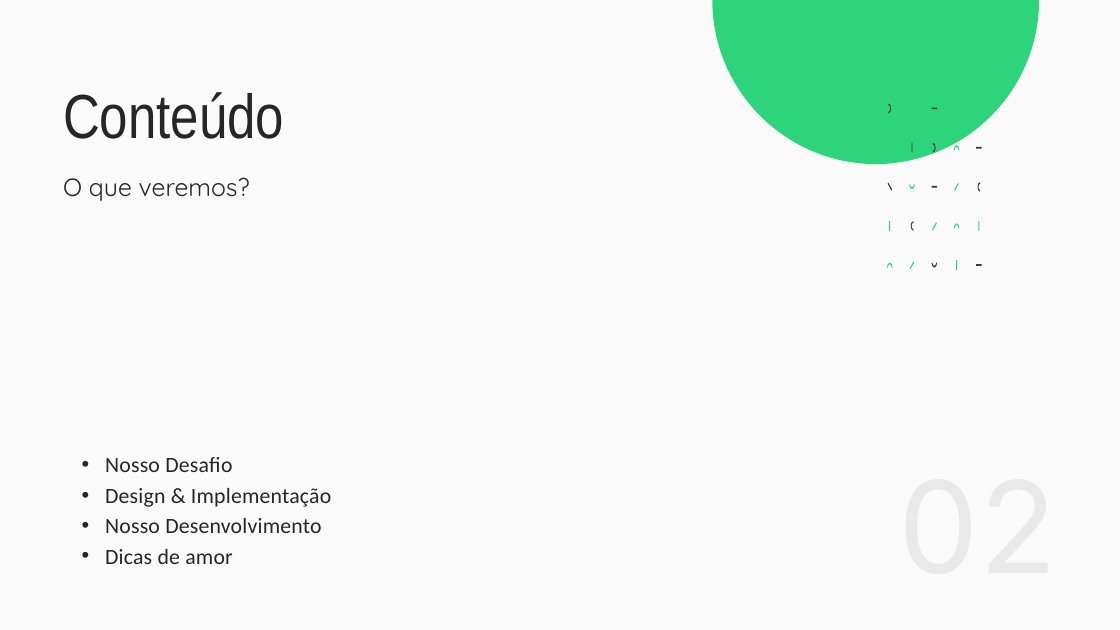
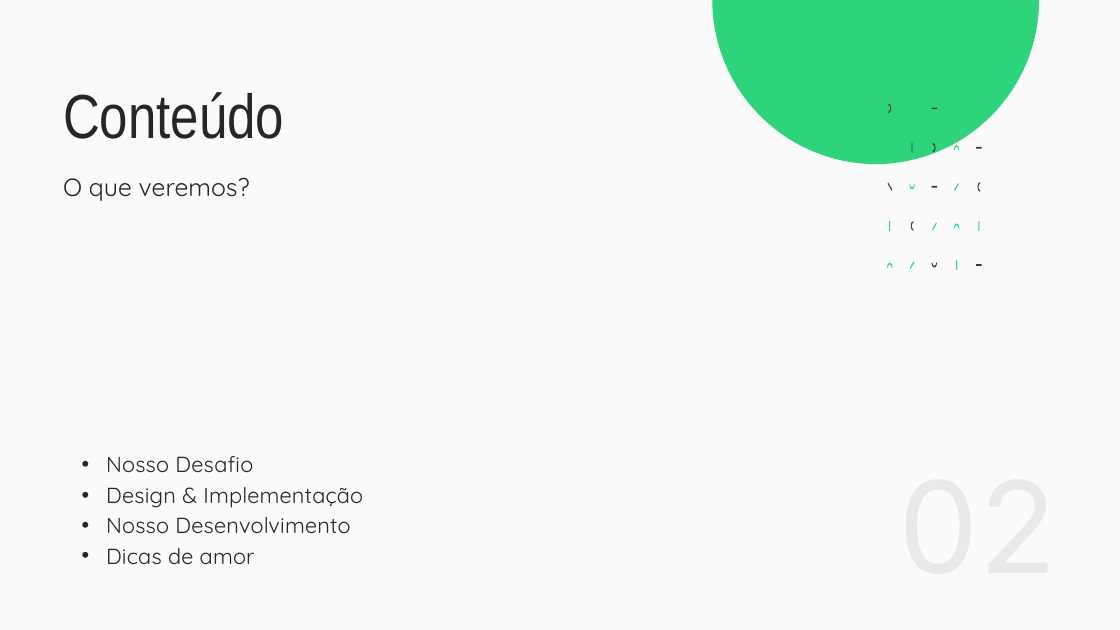
Before and after one commit to hstrada/meetup_-jun-20-styled-components, a slide deck: slide 2 of Resources/Presentation/Obrigada.pptx. Drawn at 1120x630 pixels with LibreOffice and Linux fonts; fonts in the diff are those of the drawing. Boxes give left, top, right and bottom in pixels: in the first picture for what was removed or moved away, otherwise in the second. Text is boxed around its words. In the diff, an @@ line names an element or a change of style, - is before the commit and + after.

```diff
--- a/Resources/Presentation/Obrigada.pptx
+++ b/Resources/Presentation/Obrigada.pptx
@@ text "Nosso Desafio" at (106,456,363,565): font Calibri to Quicksand @@
```
Also in this commit, not shown: 3 other slides changed, 2 slides added, 2 slides removed, 10 other files.
